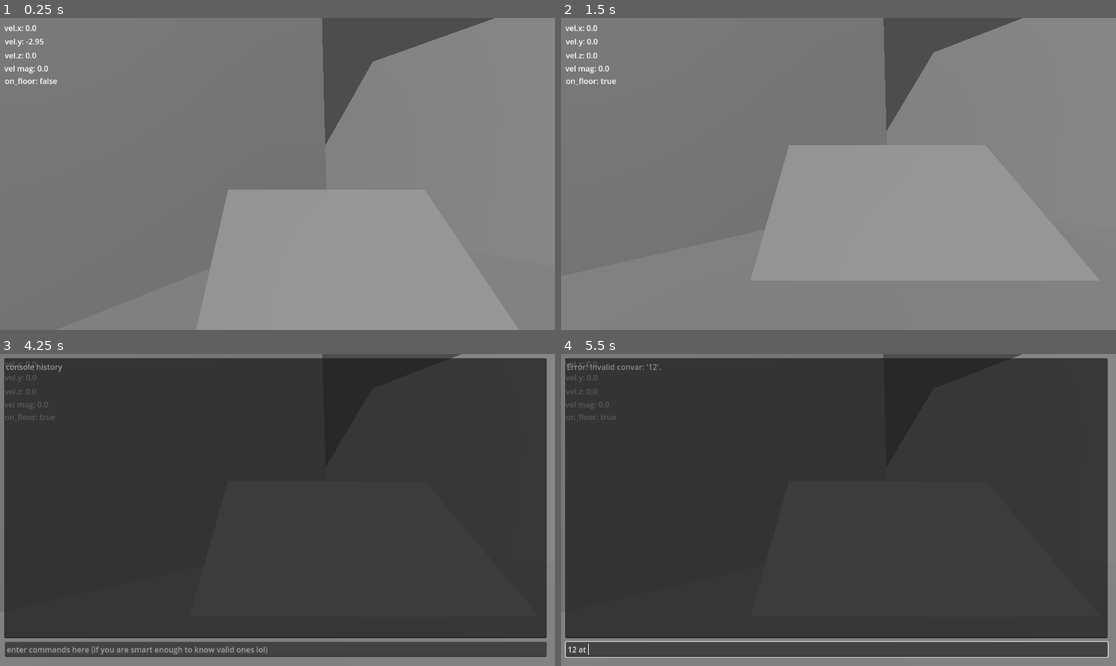
Above: before the commit, frames 1-4 (two rows, left to right).
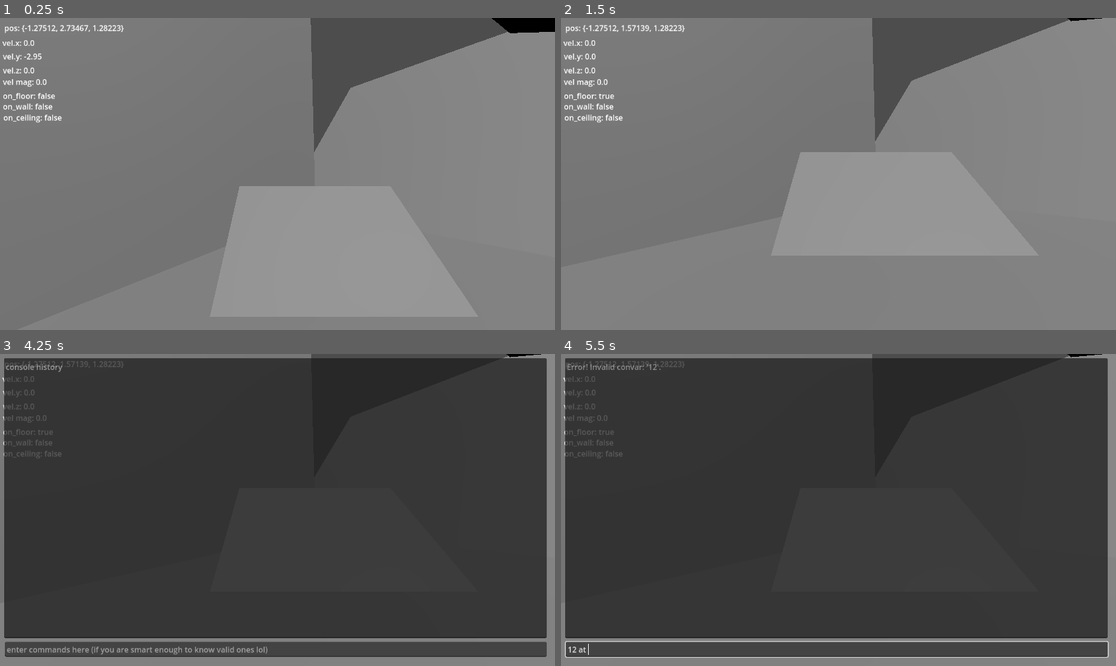
Above: after the commit, the same moments.

Repository: Gamepro5/Custom_CharacterBody3D_Movement_System
Game: Godot game, scene res://world.tscn
Same seed, same stepped clock (60 frames per second), same inputs: the game is played once before the commit and once after it.
Inputs (mouse positions are in pixels of both pictures, inside the frame that each line leads up to):
- Up to frame 1 (0.25 s): no input
- Up to frame 2 (1.5 s): tap Enter at 0.5, 0.6 s; move the mouse to (960, 158) at 0.52 s; hold D (right) 0.53-1.28 s; tap Space (jump) at 0.77, 1.25 s; move the mouse to (727, 189) at 1.27 s; hold S (backward) from 1.28 s (still down); tap T (camera_switch) at 1.35 s
- Up to frame 3 (4.25 s): tap Space (jump) at 1.52, 2.75, 3.02, 3.77 s; tap Enter at 1.55, 2, 2.3, 2.85, 3.5, 3.6 s; move the mouse to (333, 441) at 2.02 s; release S (backward) at 2.03 s; press the mouse at (333, 441) at 2.03 s; hold D (right) 2.03-2.78 s; move the mouse to (249, 572) at 2.77 s; release the mouse at (249, 572) at 2.78 s; hold W (forward) 2.78-3.53 s; move the mouse to (444, 556) at 3.52 s; hold A (left) from 3.53 s (still down); tap ` (console) at 4.15 s
- Up to frame 4 (5.5 s): release A (left) at 4.25 s; click (838, 650) at 4.27 s; type "12" at 4.35 s; tap Space (jump) at 5, 5.27 s; move the mouse to (672, 463) at 5.02 s; hold A (left) from 5.03 s (still down); tap T (camera_switch) at 5.1 s; tap Enter at 5.3 s

The runs differ from the first frame. In frame 1, 4.3% of the frame differs, in the area x 0-100%, y 0-75%; in frame 2, 4.0%; in frame 3, 0.5%; in frame 4, 0.5%.

Commit message:
started implementing support for several collisions per frame (ceilings and walls)

Diff:
--- a/Player.gd
+++ b/Player.gd
@@ -61,6 +61,10 @@
 func apply_impulse(vect: Array):
 	cached_impulses.append(vect)
 
+func _process(delta):
+	#print(cached_impulses)
+	pass
+
 func _physics_process(delta):
 
 	# Get the input direction and handle the movement/deceleration.
@@ -135,39 +139,52 @@
 	$snapVector.target_position = snap_vector;
 	#print(snap_vector)
 	var ground_check
-	if (snap_vector!=Vector3.ZERO):
+	if (snap_vector!=Vector3.ZERO): # snap vector is only unset from zero in the "in air" part of this code, where a collision would set it to Vector3.DOWN
 		ground_check = move_and_collide(snap_vector, true, 0.001, true)
 	if !ground_check && snap_vector != Vector3.ZERO:
-		ground_check = move_and_collide( Vector3.DOWN * (abs(vel.y)+0.1) * 0.005, true)
+		ground_check = move_and_collide( Vector3.DOWN * (abs(vel.y)+0.1) * 0.005, true) #this is here to snap down if you just climbed a slope that is so steep that you would otherwise go flying.
 	if ground_check:
 		var normal = ground_check.get_normal()
 		last_col_normal = normal;
-		if (normal.angle_to(Vector3.UP) <= max_floor_angle): #slope counts as the floor
-			ground_check = move_and_collide(Vector3.DOWN*0.005, true, 0.001, true)
-			if !ground_check:
-				move_and_collide(Vector3.DOWN*0.5) #snap
-			vel.y = 0;
-			on_floor = true
-			vel.y = (-normal.z*vel.z-normal.x*vel.x)/normal.y
-			if (normal.y == 0): #safeguard. if the y normal of the slope is 0, it means you are trying to climb a completley vertical wall. Good luck with that lol.
-				vel.y = 0
+		for i in range(ground_check.get_collision_count()): #there may be several collisions
+			normal = ground_check.get_normal(i)
+			if (normal.angle_to(Vector3.UP) <= max_floor_angle): #slope counts as the floor
+				var ground_check2 = move_and_collide(Vector3.DOWN*0.005, true, 0.001, true) #we already established that we are on the floor. let's double check. if we aren't, snap down to the floor with a massive snap vector.
+				if !ground_check2:
+					move_and_collide(Vector3.DOWN*0.5) #snap
+				vel.y = 0;
+				on_floor = true
+				on_ceiling = false #temporary, not nessesarily true
+				vel.y = (-normal.z*vel.z-normal.x*vel.x)/normal.y
+				if (normal.y == 0): #safeguard. if the y normal of the slope is 0, it means you are trying to climb a completley vertical wall. Good luck with that lol.
+					vel.y = 0
 		### this may need to be done recursively
-		var col = move_and_collide(vel*delta)
+		var col = move_and_collide(vel*delta) #actually move!
 		if col:
 			normal = col.get_normal()
 			last_col_normal = normal;
-			if (normal.angle_to(Vector3.UP) <= max_floor_angle): #slope counts as the floor
-				on_floor = true
-				vel.y = (-normal.z*vel.z-normal.x*vel.x)/normal.y
-				if (normal.y == 0): #safeguard. if the y normal of the slope is 0, it means you are trying to climb a completley vertical wall. Good luck with that lol.
-					vel.y = 0
-				move_and_collide(vel*delta)
-		###
-			else: #slope is not the floor. it is either a ceiling or a wall.
-				on_floor = false
-				velocity = vel
-				move_and_slide() #placeholder
-				vel = velocity
+			for i in range(col.get_collision_count()):
+				normal = col.get_normal(i)
+				if (normal.angle_to(Vector3.UP) <= max_floor_angle): #slope counts as the floor
+					on_floor = true
+
+					on_wall = false #temporary, not nessesarily true
+					on_ceiling = false #temporary, not nessesarily true
+
+					vel.y = (-normal.z*vel.z-normal.x*vel.x)/normal.y
+					if (normal.y == 0): #safeguard. if the y normal of the slope is 0, it means you are trying to climb a completley vertical wall. Good luck with that lol.
+						vel.y = 0
+					move_and_collide(vel*delta) #move the remainder of the distnace up the slope
+			###
+				else: #slope is not the floor. it is either a ceiling or a wall.
+					print(rad_to_deg(col.get_angle(i, Vector3.UP)))
+					if rad_to_deg(col.get_angle(i, Vector3.UP)) > 91: #collision is ceiling
+						on_wall = false
+						on_ceiling = true
+						vel.y = -vel.y #bounce off
+					else:
+						on_wall = true
+						on_ceiling = false
 
 	else:
 		on_floor = false
@@ -183,9 +200,11 @@
 
 	previous_vel = vel
 	previous_dir = dir
-
+	$UI/pos.text = "pos: {" + var_to_str(position.x) + ", " + var_to_str(position.y) + ", " + var_to_str(position.z) + "}"
 	$UI/velx.text = "vel.x: " + var_to_str(vel.x)
 	$UI/vely.text = "vel.y: " + var_to_str(vel.y)
 	$UI/velz.text = "vel.z: " + var_to_str(vel.z)
 	$UI/velmag.text = "vel mag: " + var_to_str(Vector3(vel.x,0,vel.z).length())
 	$UI/on_floor.text = "on_floor: " + var_to_str(on_floor)
+	$UI/on_wall.text = "on_wall: " + var_to_str(on_wall)
+	$UI/on_ceiling.text = "on_ceiling: " + var_to_str(on_ceiling)
--- a/Player.tscn
+++ b/Player.tscn
@@ -19,6 +19,7 @@
 
 [node name="Camera" type="Camera3D" parent="Head"]
 current = true
+fov = 90.0
 
 [node name="Camera2" type="Camera3D" parent="Head"]
 transform = Transform3D(1, 0, 0, 0, 0.940371, 0.34015, 0, -0.34015, 0.940371, 0, 2.53898, 3.67285)
@@ -53,5 +54,3 @@
 mesh = SubResource("CapsuleMesh_56ycl")
 
 [node name="UI" parent="." instance=ExtResource("2_ym6sr")]
-grow_horizontal = 2
-grow_vertical = 2
--- a/console.gd
+++ b/console.gd
@@ -11,27 +11,57 @@
 }
 
 const convars = [
-	["cl_apply_impulse", [ARG_FLOAT, ARG_FLOAT, ARG_FLOAT, ARG_BOOL]]
+	["cl_apply_impulse", [ARG_FLOAT, ARG_FLOAT, ARG_FLOAT, ARG_BOOL]],
+	["quit", []],
+	["cl_set_pos", [ARG_FLOAT, ARG_FLOAT, ARG_FLOAT]],
+	["thirdperson",[]],
+	["firstperson", []],
+	["fov_desired", [ARG_INT]]
 ]
 
 func cl_apply_impulse(params):
 	player.apply_impulse([ [str_to_var(params[0]), str_to_var(params[1]), str_to_var(params[2])] , str_to_var(params[3]) ])
 
+func quit(params):
+	get_tree().quit() # Quits the game
+
+func cl_set_pos(params):
+	player.position.x = str_to_var(params[0])
+	player.position.y = str_to_var(params[1])
+	player.position.z = str_to_var(params[2])
+
+func thirdperson(params):
+	player.get_node("Head").get_node("Camera2").set_current(true)
+	player.get_node("Head").get_node("Camera").set_current(false)
+
+func firstperson(params):
+	player.get_node("Head").get_node("Camera2").set_current(false)
+	player.get_node("Head").get_node("Camera").set_current(true)
+
+func fov_desired(params):
+	player.get_node("Head").get_node("Camera2").set_fov(str_to_var(params[0]))
+	player.get_node("Head").get_node("Camera").set_fov(str_to_var(params[0]))
 
 func evaluate_input(input:String):
-	var params = input.split(" ")
-	params = Array(params)
-	for i in range(convars.size()):
-		if (params[0] == convars[i][0]):
-			if params.size()-1 != convars[i][1].size():
-				output.text += "Error! Too many params given to convar '" + convars[i][0] + "'. Expected exactly " + var_to_str(convars[i][1].size()) + ". You gave: " + var_to_str(params.size()-1) + ".\n"
-			else:#execute command
-				var temp = params.duplicate()
-				temp.pop_front()
-				call(params[0], temp) #todo: add a better param type check
-				output.text += "'" + input + "'" + " executed.\n"
-		else:
-			output.text += "Error! Invalid convar: '" + params[0] + "'.\n"
+	for k in input.split(";"):
+		var params = k.split(" ")
+		params = Array(params)
+		var found = false;
+		for i in range(convars.size()):
+			if (params[0] == convars[i][0]):
+				if params.size()-1 != convars[i][1].size():
+					output.text = "Error! Too many params given to convar '" + convars[i][0] + "'. Expected exactly " + var_to_str(convars[i][1].size()) + ". You gave: " + var_to_str(params.size()-1) + ".\n" + output.text
+					found = true
+					break
+				else:#execute command
+					var temp = params.duplicate()
+					temp.pop_front()
+					call(params[0], temp) #todo: add a better param type check
+					output.text = "'" + k + "'" + " executed.\n" + output.text
+					found = true
+					break
+		if !found:
+			output.text = "Error! Invalid convar: '" + params[0] + "'.\n" + output.text
 
 
 func _input(event: InputEvent) -> void:
--- a/ui.tscn
+++ b/ui.tscn
@@ -9,52 +9,83 @@
 anchor_bottom = 1.0
 offset_right = -10.0
 offset_bottom = -13.0
+grow_horizontal = 2
+grow_vertical = 2
 
-[node name="velx" type="Label" parent="."]
+[node name="pos" type="Label" parent="."]
 layout_mode = 1
 offset_left = 9.0
 offset_top = 9.0
 offset_right = 70.0
 offset_bottom = 35.0
+text = "pos"
+
+[node name="velx" type="Label" parent="."]
+layout_mode = 0
+offset_left = 5.0
+offset_top = 40.0
+offset_right = 66.0
+offset_bottom = 66.0
 text = "vel_x
 "
 
 [node name="vely" type="Label" parent="."]
-layout_mode = 1
-offset_left = 10.0
-offset_top = 37.0
-offset_right = 71.0
-offset_bottom = 63.0
+layout_mode = 0
+offset_left = 6.0
+offset_top = 68.0
+offset_right = 67.0
+offset_bottom = 94.0
 text = "vel_y"
 
 [node name="velz" type="Label" parent="."]
-layout_mode = 1
-offset_left = 10.0
-offset_top = 66.0
-offset_right = 71.0
-offset_bottom = 92.0
+layout_mode = 0
+offset_left = 6.0
+offset_top = 97.0
+offset_right = 67.0
+offset_bottom = 123.0
 text = "vel_z"
 
 [node name="on_floor" type="Label" parent="."]
-layout_mode = 1
-offset_left = 10.0
-offset_top = 119.0
-offset_right = 74.0
-offset_bottom = 145.0
+layout_mode = 0
+offset_left = 6.0
+offset_top = 150.0
+offset_right = 70.0
+offset_bottom = 176.0
 text = "on_floor
 "
 
+[node name="on_wall" type="Label" parent="."]
+layout_mode = 1
+offset_left = 6.0
+offset_top = 172.0
+offset_right = 70.0
+offset_bottom = 224.0
+text = "on_wall
+
+"
+
+[node name="on_ceiling" type="Label" parent="."]
+layout_mode = 1
+offset_left = 7.0
+offset_top = 195.0
+offset_right = 84.0
+offset_bottom = 247.0
+text = "on_ceiling
+
+"
+
 [node name="velmag" type="Label" parent="."]
-layout_mode = 1
-offset_left = 9.0
-offset_top = 93.0
-offset_right = 70.0
-offset_bottom = 119.0
+layout_mode = 0
+offset_left = 6.0
+offset_top = 121.0
+offset_right = 69.0
+offset_bottom = 147.0
 text = "vel_mag
 "
 
 [node name="Console" type="Control" parent="."]
 visible = false
+layout_mode = 1
 anchors_preset = 0
 offset_left = 2.0
 offset_top = 8.0
Not shown, changed: gp5_test.exe
